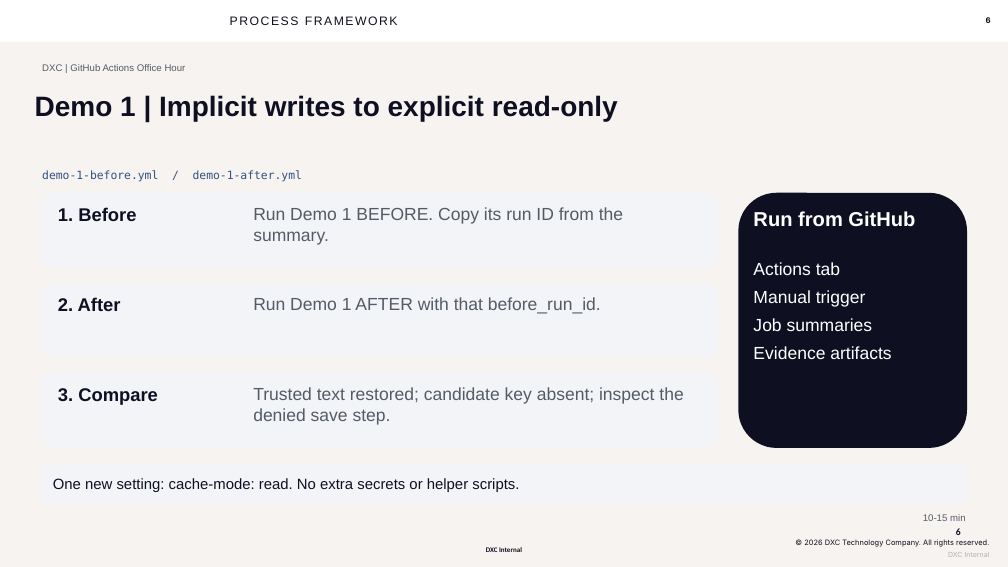
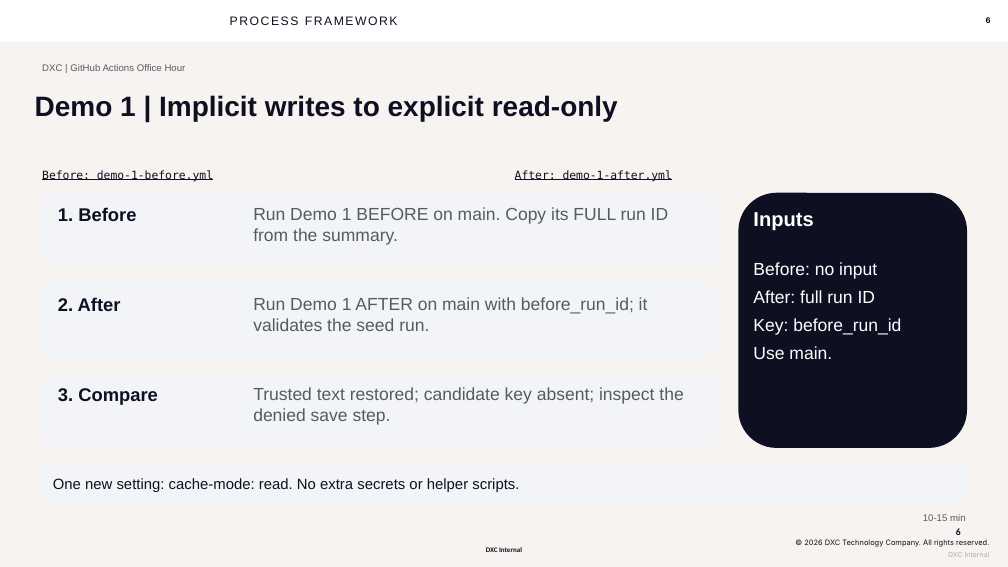
Before and after one commit to seandorsett/dxc-actions-office-hour, a slide deck: slide 6 of dxc-actions-office-hour-2026-10-13.pptx. Drawn at 1008x567 pixels with LibreOffice and Linux fonts; fonts in the diff are those of the drawing; background and template pictures are left out. Boxes give left, top, right and bottom in pixels: in the first picture for what was removed or moved away, otherwise in the second. Text is boxed around its words. In the diff, an @@ line names an element or a change of style, - is before the commit and + after.

```diff
--- a/dxc-actions-office-hour-2026-10-13.pptx
+++ b/dxc-actions-office-hour-2026-10-13.pptx
@@ text at [42, 170, 213, 181]: text changed; text colour #345282 to #0E1020 @@
-demo-1-before.yml / demo-1-after.yml
+Before: demo-1-before.yml
@@ text added at [515, 170, 672, 181], 13 pt, text #0E1020, underline @@
+After: demo-1-after.yml
@@ text at [253, 207, 669, 245]: text changed @@
-Run Demo 1 BEFORE. Copy its run ID from the summary.
+Run Demo 1 BEFORE on main. Copy its FULL run ID from the summary.
@@ text at [753, 212, 813, 231]: text changed @@
-Run from GitHub
+Inputs
@@ text at [753, 262, 901, 359]: text changed @@
-Actions tab
-Manual trigger
-Job summaries
-Evidence artifacts
+Before: no input
+After: full run ID
+Key: before_run_id
+Use main.
@@ text at [253, 297, 648, 331]: text changed @@
-Run Demo 1 AFTER with that before_run_id.
+Run Demo 1 AFTER on main with before_run_id; it validates the seed run.
```
Also in this commit, not shown: 10 other slides changed.
